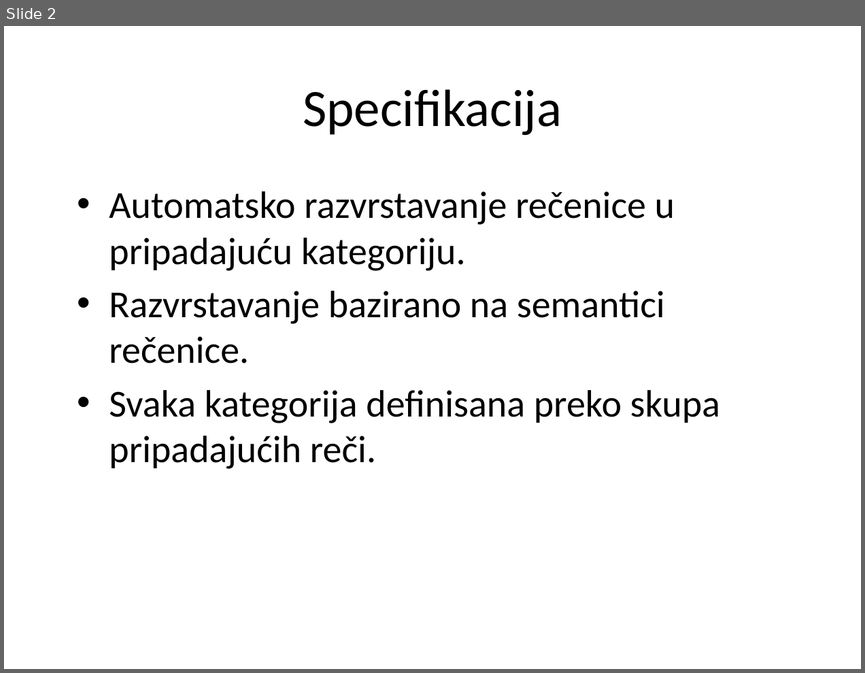
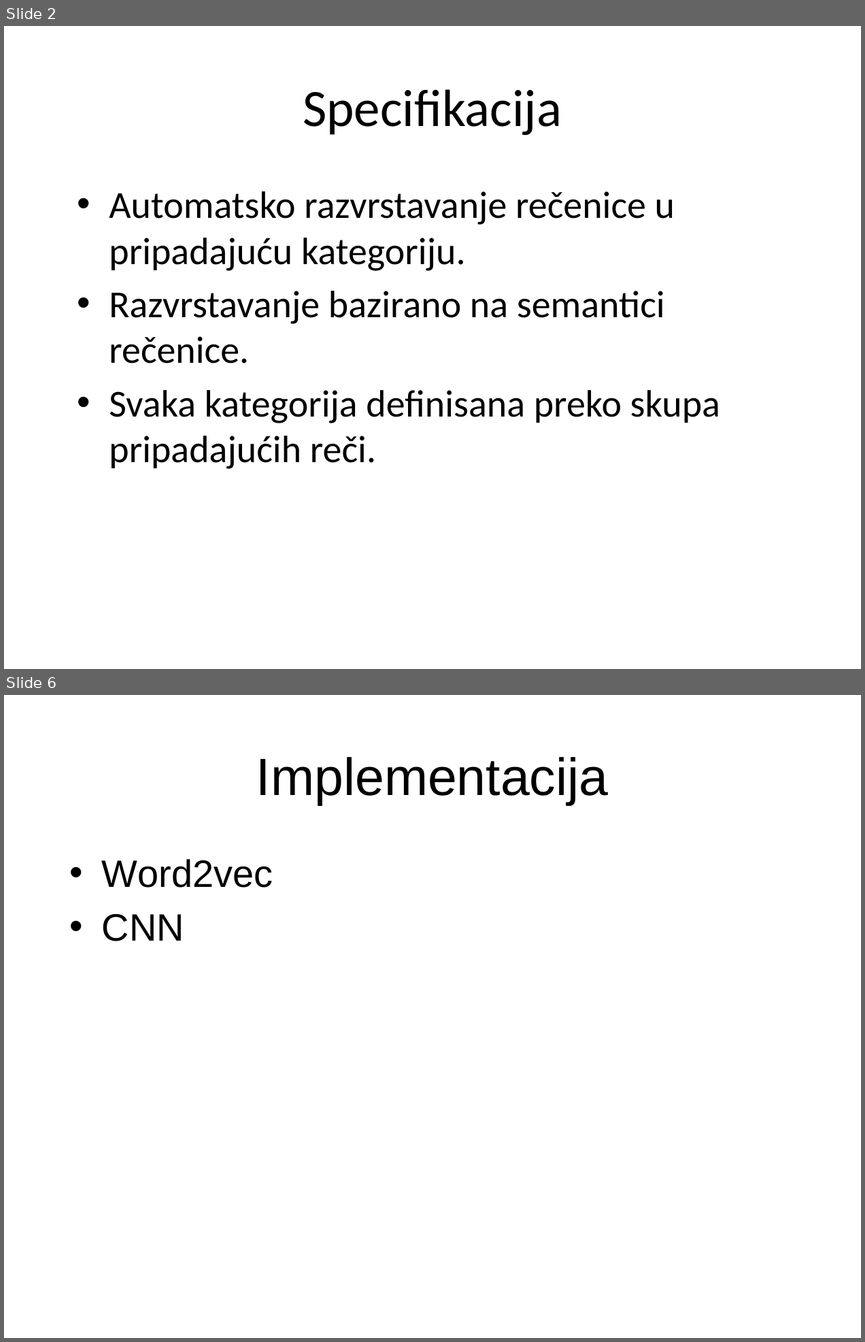
Before and after one commit to vdragan1993/sentence-classification, a slide deck: semantic_classification_ppt.pptx. Shown one above the other, each under a label of ours: slide 2 before the commit, slides 2 and 6 after it; the slides between them are not shown. The pictures are 865x673 and 865x1342 pixels, drawn with LibreOffice and Linux fonts; fonts in the diff are those of the drawing; background and template pictures are left out. Boxes give left, top, right and bottom in pixels: in the first picture for what was removed or moved away, otherwise in the second. Text is boxed around its words. In the diff, an @@ line names an element or a change of style, - is before the commit and + after.

```diff
--- a/semantic_classification_ppt.pptx
+++ b/semantic_classification_ppt.pptx
@@ slide 6 added at (4, 695, 861, 1338), background picture (left out) @@
@@ title added at (256, 757, 609, 805), 44 pt, text #000000 @@
+Implementacija
@@ text added at (102, 859, 273, 941), 32 pt, text #000000 @@
+• Word2vec
+• CNN
```
Also in this commit, not shown: 1 slide changed, 2 other slides added.
